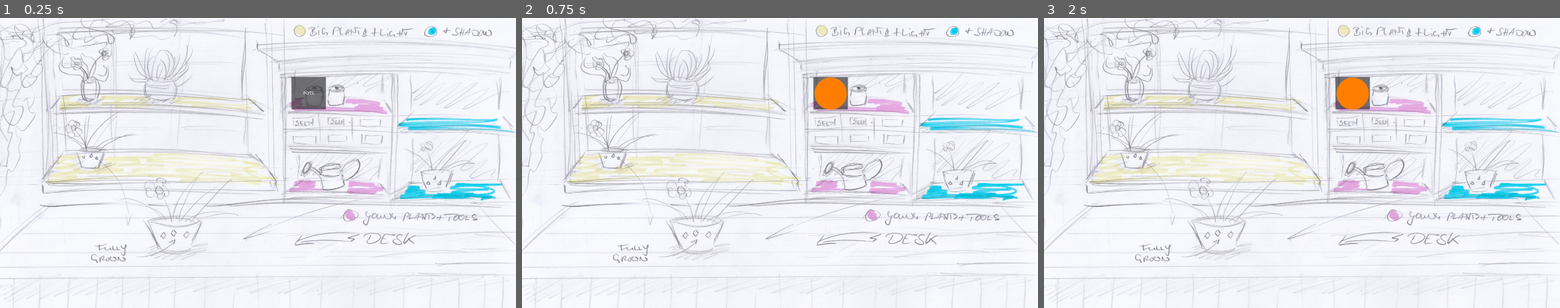
Above: before the commit, frames 1-3 (left to right).
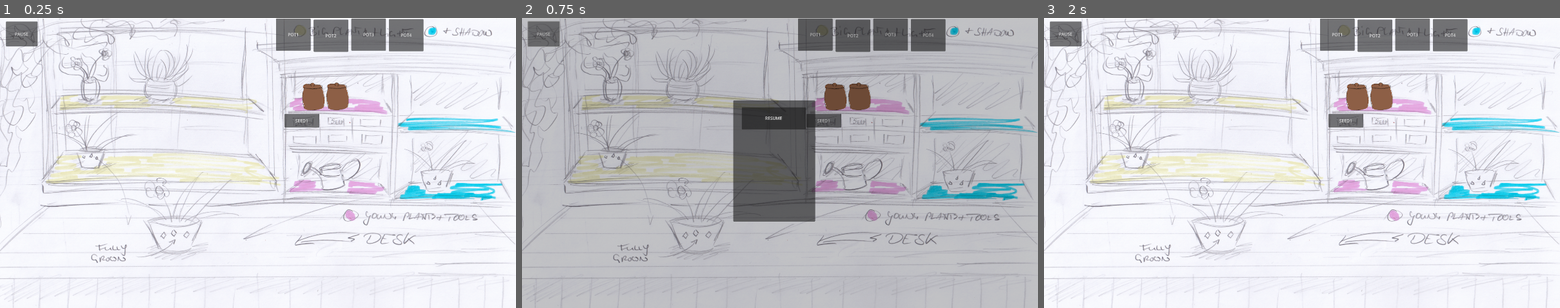
Above: after the commit, the same moments.

Repository: cyps8/CozySpringJam
Game: Godot game, scene res://Nodes/Scenes/Main.tscn
Two runs of this game, one before a commit and one after it. Both use one fixed random seed, a clock stepped at 60 frames per second and the inputs below.
Inputs:
- Up to frame 1 (0.25 s): no input
- Up to frame 2 (0.75 s): click "POTS" (after the commit: "PAUSE") at 0.5 s
- Up to frame 3 (2 s): click "POTS" (after the commit: "RESUME") at 1.25 s

The runs differ from the first frame. In frame 1, 5.0% of the frame differs, in the area x 1-96%, y 0-84%; in frame 2, 100%, in the area x 0-100%, y 0-100%; in frame 3, 5.0%.

Commit message:
[+Added] Actual progress

Diff:
--- a/Nodes/Scenes/Main.tscn
+++ b/Nodes/Scenes/Main.tscn
@@ -1,22 +1,42 @@
-[gd_scene load_steps=6 format=3 uid="uid://c3ckeg1704ygg"]
+[gd_scene load_steps=12 format=3 uid="uid://c3ckeg1704ygg"]
 
 [ext_resource type="Script" path="res://Scripts/Root.gd" id="1_wryjm"]
 [ext_resource type="Texture2D" uid="uid://c5coyxsqkwff8" path="res://Assets/Art/Test/temp_background.png" id="2_k1ijj"]
 [ext_resource type="Script" path="res://Scripts/Game.gd" id="2_k4ite"]
 [ext_resource type="Theme" uid="uid://jxo2j54d0arj" path="res://Resources/MainTheme.tres" id="2_vjmxk"]
 [ext_resource type="PackedScene" uid="uid://d0srgmut0o264" path="res://Nodes/plant_pot.tscn" id="3_dha6k"]
+[ext_resource type="PackedScene" uid="uid://duq17yn88lsoy" path="res://Nodes/plant_pot_2.tscn" id="4_mg7d6"]
+[ext_resource type="PackedScene" uid="uid://cfh3s0kbq468s" path="res://Nodes/plant_pot_3.tscn" id="5_0r67b"]
+[ext_resource type="Script" path="res://Scripts/Table.gd" id="6_0ocbx"]
+[ext_resource type="PackedScene" uid="uid://dqm25royj5d56" path="res://Nodes/plant_pot_4.tscn" id="6_77l7h"]
+[ext_resource type="PackedScene" uid="uid://b38oiqsc4vjwy" path="res://Nodes/plant.tscn" id="10_dlinh"]
+[ext_resource type="Texture2D" uid="uid://dgcu4yyo4as0" path="res://Assets/Art/Dummies/fertilizer.png" id="10_n4ued"]
 
 [node name="Main" type="Node"]
+process_mode = 3
 script = ExtResource("1_wryjm")
 
 [node name="Game" type="CanvasLayer" parent="."]
+process_mode = 1
+layer = -1
 script = ExtResource("2_k4ite")
-potIns = ExtResource("3_dha6k")
+potIns = Array[PackedScene]([ExtResource("3_dha6k"), ExtResource("4_mg7d6"), ExtResource("5_0r67b"), ExtResource("6_77l7h")])
+plantIns = Array[PackedScene]([ExtResource("10_dlinh")])
 
 [node name="Sprite2D" type="Sprite2D" parent="Game"]
 position = Vector2(962.25, 541)
 scale = Vector2(1.18492, 1.078)
 texture = ExtResource("2_k1ijj")
+
+[node name="Fertilizer" type="Sprite2D" parent="Game"]
+position = Vector2(1167, 293)
+scale = Vector2(0.505525, 0.504808)
+texture = ExtResource("10_n4ued")
+
+[node name="Fertilizer2" type="Sprite2D" parent="Game"]
+position = Vector2(1257, 292)
+scale = Vector2(0.505525, 0.504808)
+texture = ExtResource("10_n4ued")
 
 [node name="Control" type="Control" parent="Game"]
 layout_mode = 3
@@ -27,12 +47,130 @@
 grow_vertical = 2
 theme = ExtResource("2_vjmxk")
 
+[node name="Pot1" type="Button" parent="Game/Control"]
+layout_mode = 0
+offset_left = 1027.0
+offset_top = 2.0
+offset_right = 1156.0
+offset_bottom = 122.0
+text = "POT1"
+
+[node name="Pot5" type="Button" parent="Game/Control"]
+layout_mode = 0
+offset_left = 1059.0
+offset_top = 357.0
+offset_right = 1188.0
+offset_bottom = 408.0
+text = "SEED1"
+
+[node name="Pot2" type="Button" parent="Game/Control"]
+layout_mode = 0
+offset_left = 1167.0
+offset_top = 6.0
+offset_right = 1296.0
+offset_bottom = 126.0
+text = "POT2"
+
+[node name="Pot3" type="Button" parent="Game/Control"]
+layout_mode = 0
+offset_left = 1307.0
+offset_top = 2.0
+offset_right = 1436.0
+offset_bottom = 122.0
+text = "POT3"
+
+[node name="Pot4" type="Button" parent="Game/Control"]
+layout_mode = 0
+offset_left = 1447.0
+offset_top = 4.0
+offset_right = 1576.0
+offset_bottom = 124.0
+text = "POT4"
+
 [node name="Button" type="Button" parent="Game/Control"]
 layout_mode = 0
-offset_left = 1084.0
-offset_top = 220.0
-offset_right = 1213.0
-offset_bottom = 340.0
-text = "POTS"
+offset_left = 22.0
+offset_top = 13.0
+offset_right = 140.0
+offset_bottom = 106.0
+text = "PAUSE"
 
-[connection signal="button_down" from="Game/Control/Button" to="Game" method="SpawnPot"]
+[node name="Pots" type="Node2D" parent="Game"]
+
+[node name="Table" type="Area2D" parent="." groups=["Table"]]
+script = ExtResource("6_0ocbx")
+depthBack = 0.6
+
+[node name="poly" type="CollisionPolygon2D" parent="Table"]
+position = Vector2(2, 30)
+polygon = PackedVector2Array(-28, 901, 1968, 895, 1784, 697, 155, 710)
+
+[node name="LightTable" type="Area2D" parent="." groups=["Table"]]
+script = ExtResource("6_0ocbx")
+depthFront = 0.9
+depthBack = 0.95
+
+[node name="poly" type="CollisionPolygon2D" parent="LightTable"]
+position = Vector2(93, -203)
+polygon = PackedVector2Array(83, 809, 925, 811, 857, 722, 155, 710)
+
+[node name="LightTable2" type="Area2D" parent="." groups=["Table"]]
+script = ExtResource("6_0ocbx")
+depthFront = 0.9
+depthBack = 0.95
+
+[node name="poly" type="CollisionPolygon2D" parent="LightTable2"]
+position = Vector2(80, -450)
+polygon = PackedVector2Array(99, 806, 913, 815, 835, 748, 153, 740)
+
+[node name="NightTable" type="Area2D" parent="." groups=["Table"]]
+script = ExtResource("6_0ocbx")
+depthFront = 0.9
+depthBack = 0.95
+
+[node name="poly" type="CollisionPolygon2D" parent="NightTable"]
+position = Vector2(1077, -375)
+polygon = PackedVector2Array(398, 805, 832, 809, 795, 756, 444, 753)
+
+[node name="NightTable2" type="Area2D" parent="." groups=["Table"]]
+script = ExtResource("6_0ocbx")
+depthFront = 0.9
+depthBack = 0.95
+
+[node name="poly" type="CollisionPolygon2D" parent="NightTable2"]
+position = Vector2(1068, -129)
+polygon = PackedVector2Array(398, 806, 839, 815, 795, 756, 444, 753)
+
+[node name="Pause" type="CanvasLayer" parent="."]
+layer = 10
+visible = false
+
+[node name="ColorRect" type="ColorRect" parent="Pause"]
+anchors_preset = 15
+anchor_right = 1.0
+anchor_bottom = 1.0
+grow_horizontal = 2
+grow_vertical = 2
+color = Color(0, 0, 0, 0.223529)
+
+[node name="Panel" type="Panel" parent="Pause"]
+offset_left = 786.0
+offset_top = 307.0
+offset_right = 1091.0
+offset_bottom = 758.0
+
+[node name="Button" type="Button" parent="Pause/Panel"]
+layout_mode = 0
+offset_left = 31.0
+offset_top = 25.0
+offset_right = 270.0
+offset_bottom = 107.0
+text = "RESUME"
+
+[connection signal="button_down" from="Game/Control/Pot1" to="Game" method="SpawnPot" binds= [0]]
+[connection signal="button_down" from="Game/Control/Pot5" to="Game" method="SpawnPlant" binds= [0]]
+[connection signal="button_down" from="Game/Control/Pot2" to="Game" method="SpawnPot" binds= [1]]
+[connection signal="button_down" from="Game/Control/Pot3" to="Game" method="SpawnPot" binds= [2]]
+[connection signal="button_down" from="Game/Control/Pot4" to="Game" method="SpawnPot" binds= [3]]
+[connection signal="pressed" from="Game/Control/Button" to="." method="TogglePause"]
+[connection signal="pressed" from="Pause/Panel/Button" to="." method="TogglePause"]
--- /dev/null
+++ b/Nodes/plant.tscn
@@ -0,0 +1,38 @@
+[gd_scene load_steps=9 format=3 uid="uid://b38oiqsc4vjwy"]
+
+[ext_resource type="Script" path="res://Scripts/Plant.gd" id="1_i6y4d"]
+[ext_resource type="Texture2D" uid="uid://bsdlxiyqw0dts" path="res://Assets/Art/Dummies/plant-s-1.png" id="2_orvoy"]
+[ext_resource type="Texture2D" uid="uid://ekvtmx7tnq1i" path="res://Assets/Art/Dummies/plant-s-3-blossom.png" id="3_8rgfk"]
+[ext_resource type="Shader" path="res://Scripts/Shaders/color_swap.gdshader" id="3_d8sxo"]
+[ext_resource type="Texture2D" uid="uid://3y1elxa8tum6" path="res://Assets/Art/Dummies/plant-s-2.png" id="3_gvkso"]
+[ext_resource type="Texture2D" uid="uid://b5ndnwhv368yy" path="res://Assets/Art/Dummies/plant-s-3.png" id="4_vxbt7"]
+
+[sub_resource type="ShaderMaterial" id="ShaderMaterial_3nkvl"]
+resource_local_to_scene = true
+shader = ExtResource("3_d8sxo")
+shader_parameter/color = Color(1, 0.639216, 1, 1)
+shader_parameter/colder_shadows = true
+
+[sub_resource type="CircleShape2D" id="CircleShape2D_hgt1q"]
+radius = 7.61577
+
+[node name="Plant" type="Area2D" groups=["Plant"]]
+script = ExtResource("1_i6y4d")
+stages = Array[Texture]([ExtResource("2_orvoy"), ExtResource("3_gvkso"), ExtResource("4_vxbt7")])
+blossom = ExtResource("3_8rgfk")
+
+[node name="Sprite" type="Sprite2D" parent="."]
+position = Vector2(0, -1.81899e-12)
+scale = Vector2(0.1, 0.1)
+texture = ExtResource("2_orvoy")
+offset = Vector2(0, -160)
+
+[node name="Blossom" type="Sprite2D" parent="Sprite"]
+visible = false
+material = SubResource("ShaderMaterial_3nkvl")
+texture = ExtResource("3_8rgfk")
+offset = Vector2(0, -160)
+
+[node name="Shape" type="CollisionShape2D" parent="."]
+position = Vector2(0, -8)
+shape = SubResource("CircleShape2D_hgt1q")
--- a/Nodes/plant_pot.tscn
+++ b/Nodes/plant_pot.tscn
@@ -1,22 +1,33 @@
 [gd_scene load_steps=4 format=3 uid="uid://d0srgmut0o264"]
 
+[ext_resource type="Texture2D" uid="uid://bbv6t0yoex3ec" path="res://Assets/Art/Dummies/pot-1.png" id="1_3ftq1"]
 [ext_resource type="Script" path="res://Scripts/PlantPot.gd" id="1_qsc8v"]
 
-[sub_resource type="Gradient" id="Gradient_0atqr"]
-offsets = PackedFloat32Array(0.647887, 0.676056)
-colors = PackedColorArray(1, 0.498039, 0, 1, 1, 0.619608, 0, 0)
-
-[sub_resource type="GradientTexture2D" id="GradientTexture2D_rp2do"]
-gradient = SubResource("Gradient_0atqr")
-fill = 1
-fill_from = Vector2(0.490291, 0.504854)
+[sub_resource type="RectangleShape2D" id="RectangleShape2D_otna0"]
+size = Vector2(159, 10)
 
 [node name="PlantPot" type="TextureButton"]
-offset_right = 128.0
-offset_bottom = 128.0
-texture_normal = SubResource("GradientTexture2D_rp2do")
-stretch_mode = 0
+anchors_preset = 7
+anchor_left = 0.5
+anchor_top = 1.0
+anchor_right = 0.5
+anchor_bottom = 1.0
+offset_left = -120.0
+offset_top = -222.0
+offset_right = 120.0
+grow_horizontal = 2
+grow_vertical = 0
+texture_normal = ExtResource("1_3ftq1")
+ignore_texture_size = true
+stretch_mode = 4
 script = ExtResource("1_qsc8v")
+
+[node name="PlantZone" type="Area2D" parent="."]
+position = Vector2(115, 44)
+
+[node name="Shape" type="CollisionShape2D" parent="PlantZone"]
+shape = SubResource("RectangleShape2D_otna0")
 
 [connection signal="button_down" from="." to="." method="Pickup"]
 [connection signal="button_up" from="." to="." method="Drop"]
+[connection signal="area_entered" from="PlantZone" to="." method="Plant"]
--- /dev/null
+++ b/Nodes/plant_pot_2.tscn
@@ -0,0 +1,11 @@
+[gd_scene load_steps=3 format=3 uid="uid://duq17yn88lsoy"]
+
+[ext_resource type="PackedScene" uid="uid://d0srgmut0o264" path="res://Nodes/plant_pot.tscn" id="1_nh6gt"]
+[ext_resource type="Texture2D" uid="uid://dqfn6swa6l0gn" path="res://Assets/Art/Dummies/pot-2.png" id="2_r4np1"]
+
+[node name="PlantPot" instance=ExtResource("1_nh6gt")]
+offset_top = -154.0
+texture_normal = ExtResource("2_r4np1")
+
+[node name="PlantZone" parent="." index="0"]
+position = Vector2(133, 31)
--- /dev/null
+++ b/Nodes/plant_pot_3.tscn
@@ -0,0 +1,10 @@
+[gd_scene load_steps=3 format=3 uid="uid://cfh3s0kbq468s"]
+
+[ext_resource type="PackedScene" uid="uid://d0srgmut0o264" path="res://Nodes/plant_pot.tscn" id="1_ayf7t"]
+[ext_resource type="Texture2D" uid="uid://c3fyomtoksjv2" path="res://Assets/Art/Dummies/pot-3.png" id="2_qcpp6"]
+
+[node name="PlantPot" instance=ExtResource("1_ayf7t")]
+texture_normal = ExtResource("2_qcpp6")
+
+[node name="PlantZone" parent="." index="0"]
+position = Vector2(111, 36)
--- /dev/null
+++ b/Nodes/plant_pot_4.tscn
@@ -0,0 +1,14 @@
+[gd_scene load_steps=3 format=3 uid="uid://dqm25royj5d56"]
+
+[ext_resource type="PackedScene" uid="uid://d0srgmut0o264" path="res://Nodes/plant_pot.tscn" id="1_0aidf"]
+[ext_resource type="Texture2D" uid="uid://dto5lngccry12" path="res://Assets/Art/Dummies/pot-4.png" id="2_0l8um"]
+
+[node name="PlantPot" instance=ExtResource("1_0aidf")]
+offset_left = -96.0
+offset_top = -223.0
+offset_right = 97.0
+offset_bottom = -1.0
+texture_normal = ExtResource("2_0l8um")
+
+[node name="PlantZone" parent="." index="0"]
+position = Vector2(98, 41)
--- a/Scripts/Game.gd
+++ b/Scripts/Game.gd
@@ -1,16 +1,42 @@
 extends CanvasLayer
 
-@export var potIns: PackedScene
+class_name Game
+
+static var ins: Game
+
+var pots: Node2D
+
+@export var potIns: Array[PackedScene]
+
+@export var plantIns: Array[PackedScene]
+
+func _init():
+	ins = self
 
 func _ready():
-	pass # Replace with function body.
+	randomize()
+	pots = $Pots
 
-func _process(_delta):
-	pass
+func SpawnPot(potId: int):
+	var newPot: PlantPot = potIns[potId].instantiate()
+	newPot.grabbed = true
+	newPot.GenerateClickMask()
+	newPot.mouseOffset = newPot.size / 2
+	$Pots.add_child(newPot)
 
-func SpawnPot():
-	var newPot: PlantPot = potIns.instantiate()
-	newPot.grabbed = true
-	newPot.mouseOffset = newPot.size / 2
-	newPot.GenerateClickMask()
-	add_child(newPot)
+func SpawnPlant(plantId: int):
+	var newPlant: Plant = plantIns[plantId].instantiate()
+	newPlant.grabbed = true
+	add_child(newPlant)
+
+func SortPots():
+	for pot in pots.get_children():
+		var proceed: bool = true
+		while proceed:
+			if pot.get_index() == 0:
+				proceed = false
+			else:
+				if pot.depth > pots.get_child(pot.get_index() - 1).depth:
+					pots.move_child(pot, pot.get_index() - 1)
+				else:
+					proceed = false
--- /dev/null
+++ b/Scripts/Plant.gd
@@ -0,0 +1,45 @@
+extends Area2D
+
+class_name Plant
+
+var grabbed: bool = false
+
+var plantSprite: Sprite2D
+
+var blossomSprite: Sprite2D
+
+@export var stages: Array[Texture] = []
+
+@export var blossom: Texture
+
+func _ready():
+
+	plantSprite = $Sprite
+	blossomSprite = $Sprite/Blossom
+	plantSprite.texture = stages[0]
+
+func Planted():
+	grabbed = false
+	collision_layer = 0
+	collision_mask = 0
+
+	var tween: Tween = create_tween()
+	tween.tween_property(plantSprite, "scale", Vector2(0.9, 0.9), 3.0)
+	tween.tween_interval(3.0)
+	tween.tween_property(plantSprite, "scale", Vector2(0.95, 0.95), 1.0)
+	tween.tween_callback(func(): plantSprite.texture = stages[1])
+	tween.tween_interval(3.0)
+	tween.tween_property(plantSprite, "scale", Vector2(1.0, 1.0), 1.0)
+	tween.tween_callback(func(): plantSprite.texture = stages[2])
+	tween.tween_callback(Blossom)
+
+func Blossom():
+	blossomSprite.visible = true
+	blossomSprite.material.set_shader_parameter("color", Color.from_hsv(randf(), 0.75, 1.0, 1.0))
+
+func _process(_delta):
+	if grabbed && Input.is_action_just_released("Interact"):
+		queue_free()
+
+	if grabbed:
+		position = get_global_mouse_position()
--- a/Scripts/PlantPot.gd
+++ b/Scripts/PlantPot.gd
@@ -8,12 +8,29 @@
 
 var firstDrop = true
 
+var onTable: Table = null
+
+var lastPos: Vector2
+
+var depth: float = 0.0
+
+var plantRef: Plant
+
+func _ready():
+	pivot_offset = Vector2(size.x / 2, size.y)
+
 func _process(_delta):
 	if grabbed:
 		position = get_global_mouse_position() - mouseOffset
 	if firstDrop && Input.is_action_just_released("Interact"):
 		FirstDrop()
 		firstDrop = false
+
+	TableRay()
+
+	if onTable:
+		if Input.is_action_pressed("Interact"):
+			UpdateScale()
 
 func GenerateClickMask():
 	var img = texture_normal.get_image()
@@ -22,12 +39,49 @@
 	bitmap.create_from_image_alpha(data)
 	texture_click_mask = bitmap
 
+func FirstDrop():
+	if !onTable:
+		queue_free()
+	grabbed = false
+	lastPos = position
+
 func Pickup():
 	mouseOffset = get_global_mouse_position() - position
 	grabbed = true
 
 func Drop():
+	if !onTable:
+		position = lastPos
+		TableRay()
+		UpdateScale()
 	grabbed = false
+	lastPos = position
 
-func FirstDrop():
-	grabbed = false
+func TableRay():
+	var space_state = get_world_2d().direct_space_state
+	var query: PhysicsPointQueryParameters2D = PhysicsPointQueryParameters2D.new()
+	query.collide_with_areas = true
+	query.position = global_position + Vector2(size.x / 2, (size.y) * scale.y)
+	var result = space_state.intersect_point(query)
+	if result:
+		if result[0].collider.is_in_group("Table"):
+			onTable = result[0].collider
+	else:
+		onTable = null
+		scale = Vector2(1.0, 1.0)
+
+func UpdateScale():
+	depth = onTable.GetDepthAtHeight(global_position.y + size.y)
+	scale = Vector2(1.0, 1.0) - (Vector2(depth, depth) * 0.5)
+	Game.ins.SortPots()
+
+func Plant(area: Area2D):
+	if plantRef:
+		return
+	if area.is_in_group("Plant"):
+		plantRef = area
+		plantRef.Planted()
+		plantRef.get_parent().remove_child(plantRef)
+		add_child(plantRef)
+		plantRef.position = $PlantZone.position
+		$PlantZone.queue_free()
--- a/Scripts/Root.gd
+++ b/Scripts/Root.gd
@@ -1 +1,22 @@
 extends Node
+
+var pause: bool = false
+
+var pauseMenu: CanvasLayer
+
+func _ready():
+    pauseMenu = $Pause
+    pauseMenu.visible = true
+    remove_child(pauseMenu)
+
+func TogglePause():
+    pause = !pause
+    get_tree().paused = pause
+    if pause:
+        add_child(pauseMenu)
+    else:
+        remove_child(pauseMenu)
+
+func _process(_delta):
+    if Input.is_action_just_pressed("Pause"):
+        TogglePause()
--- /dev/null
+++ b/Scripts/Table.gd
@@ -0,0 +1,23 @@
+extends Area2D
+
+class_name Table
+
+@export var depthFront: float = 0
+@export var depthBack: float = 1
+
+var extents: Vector2
+
+func _ready():
+	var poly: CollisionPolygon2D = $poly
+
+	extents.x = poly.polygon[0].y
+	extents.y = poly.polygon[0].y
+
+	for i in range(1, poly.polygon.size()):
+		if poly.polygon[i].y > extents.y:
+			extents.y = poly.polygon[i].y
+		elif poly.polygon[i].y < extents.x:
+			extents.x = poly.polygon[i].y
+
+func GetDepthAtHeight(pos: float) -> float:
+	return depthFront + (depthBack - depthFront) * (extents.y - pos) / (extents.y - extents.x)
--- a/project.godot
+++ b/project.godot
@@ -41,9 +41,16 @@
 "events": [Object(InputEventMouseButton,"resource_local_to_scene":false,"resource_name":"","device":-1,"window_id":0,"a …(253 unchanged characters)…
 ]
 }
+Pause={
+"deadzone": 0.5,
+"events": [Object(InputEventKey,"resource_local_to_scene":false,"resource_name":"","device":-1,"window_id":0,"alt_pressed":false,"shift_pressed":false,"ctrl_pressed":false,"meta_pressed":false,"pressed":false,"keycode":0,"physical_keycode":4194305,"key_label":0,"unicode":0,"echo":false,"script":null)
+, Object(InputEventKey,"resource_local_to_scene":false,"resource_name":"","device":-1,"window_id":0,"alt_pressed":false,"shift_pressed":false,"ctrl_pressed":false,"meta_pressed":false,"pressed":false,"keycode":0,"physical_keycode":80,"key_label":0,"unicode":112,"echo":false,"script":null)
+]
+}
 
 [rendering]
 
 renderer/rendering_method="gl_compatibility"
 renderer/rendering_method.mobile="gl_compatibility"
 environment/defaults/default_clear_color=Color(1, 1, 1, 1)
+2d/snap/snap_2d_transforms_to_pixel=true
Not shown, added: Assets/Art/Dummies/fertilizer.png.import
Not shown, added: Assets/Art/Dummies/plant-s-1.png.import
Not shown, added: Assets/Art/Dummies/plant-s-2.png.import
Not shown, added: Assets/Art/Dummies/plant-s-3-blossom.png.import
Not shown, added: Assets/Art/Dummies/plant-s-3.png.import
Not shown, added: Assets/Art/Dummies/pot-1.png.import
Not shown, added: Assets/Art/Dummies/pot-2.png.import
Not shown, added: Assets/Art/Dummies/pot-3.png.import
Not shown, added: Assets/Art/Dummies/pot-4.png.import
Not shown, added: Assets/Art/Dummies/watercan.png.import
Not shown, added: export_presets.cfg
